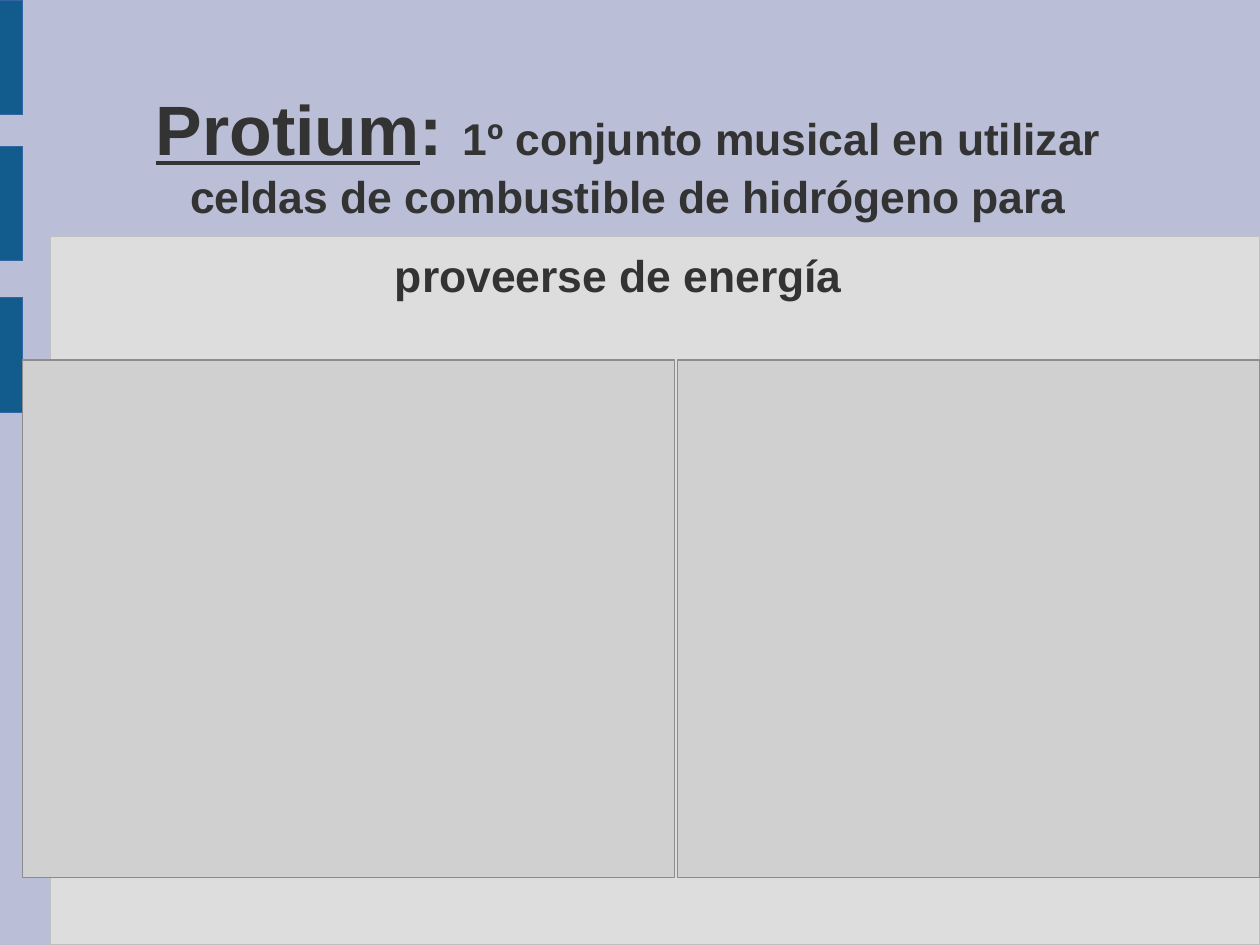
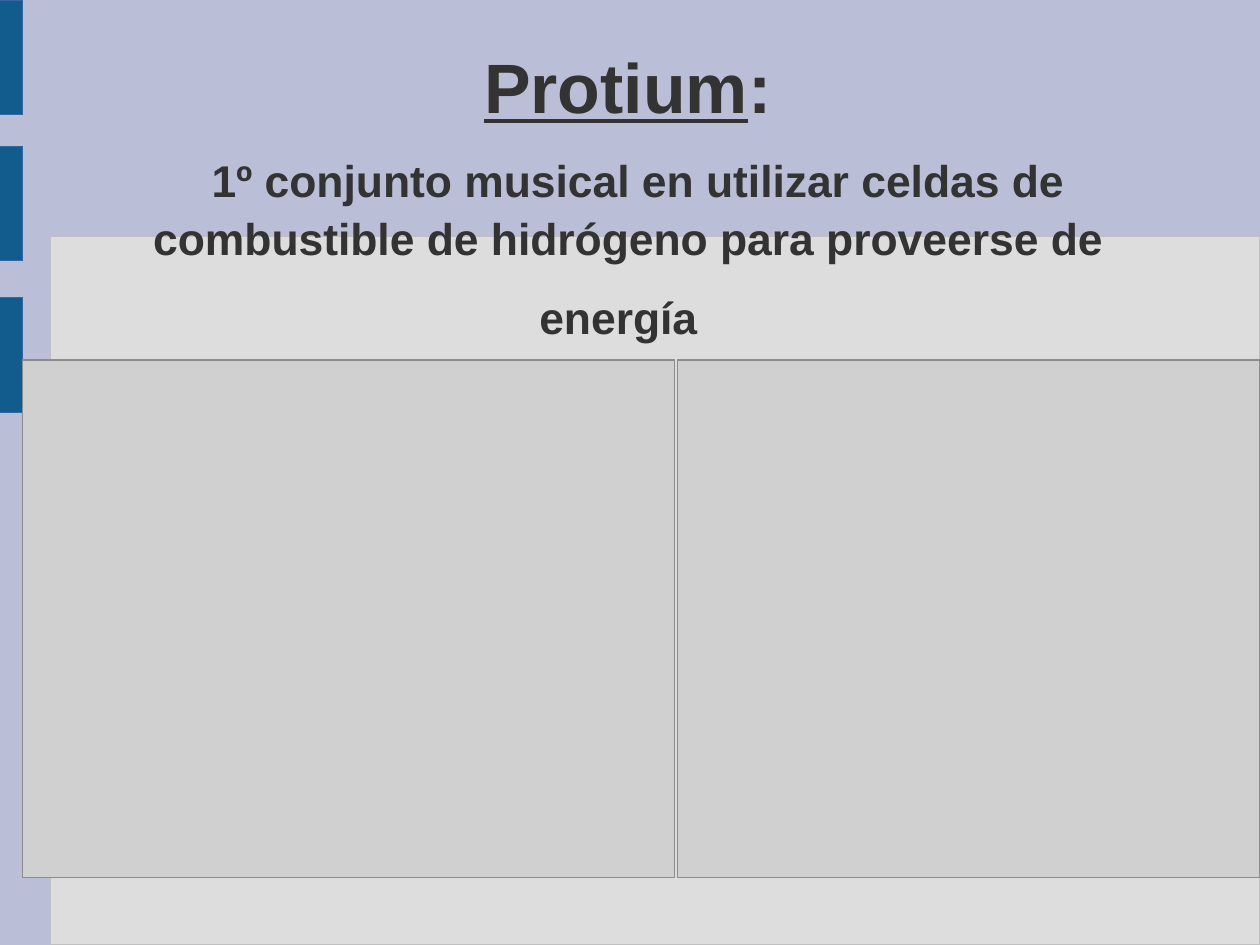
Before and after one commit to guanucoluis/proyecto5r1, a slide deck: slide 4 of Catedras/Tecnologia/MARCO.odp. Drawn at 1260x945 pixels with LibreOffice and Linux fonts; fonts in the diff are those of the drawing; grey boxes stand for pictures. Boxes give left, top, right and bottom in pixels: in the first picture for what was removed or moved away, otherwise in the second. Text is boxed around its words. In the diff, an @@ line names an element or a change of style, - is before the commit and + after.

```diff
--- a/Catedras/Tecnologia/MARCO.odp
+++ b/Catedras/Tecnologia/MARCO.odp
@@ title "Protium: 1º conjunto musical en ..." rewrapped from [156,104,1100,302] to [153,62,1103,343] @@
```
Also in this commit, not shown: 2 other slides changed, 13 slides added, 4 slides removed, 6 other files.
